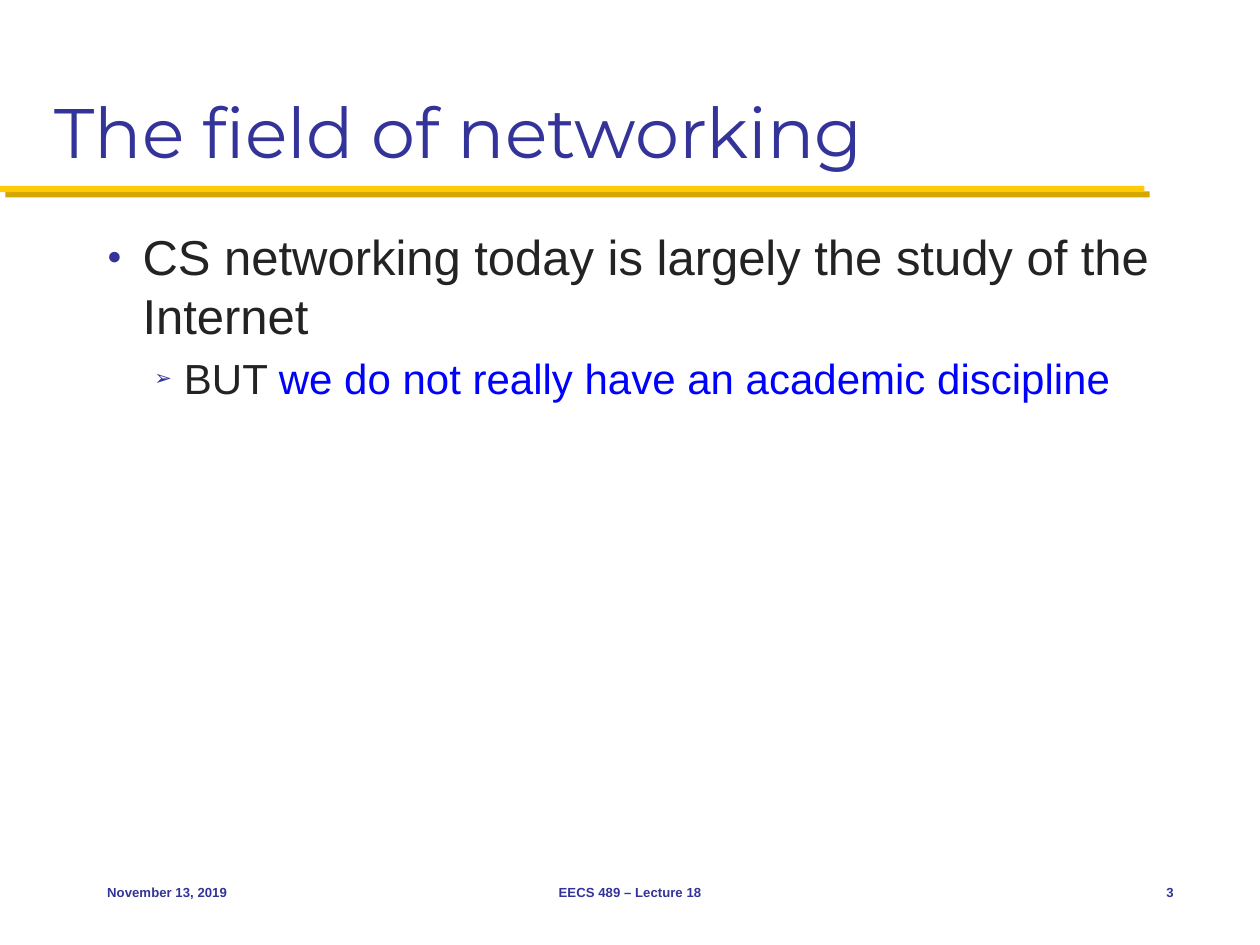
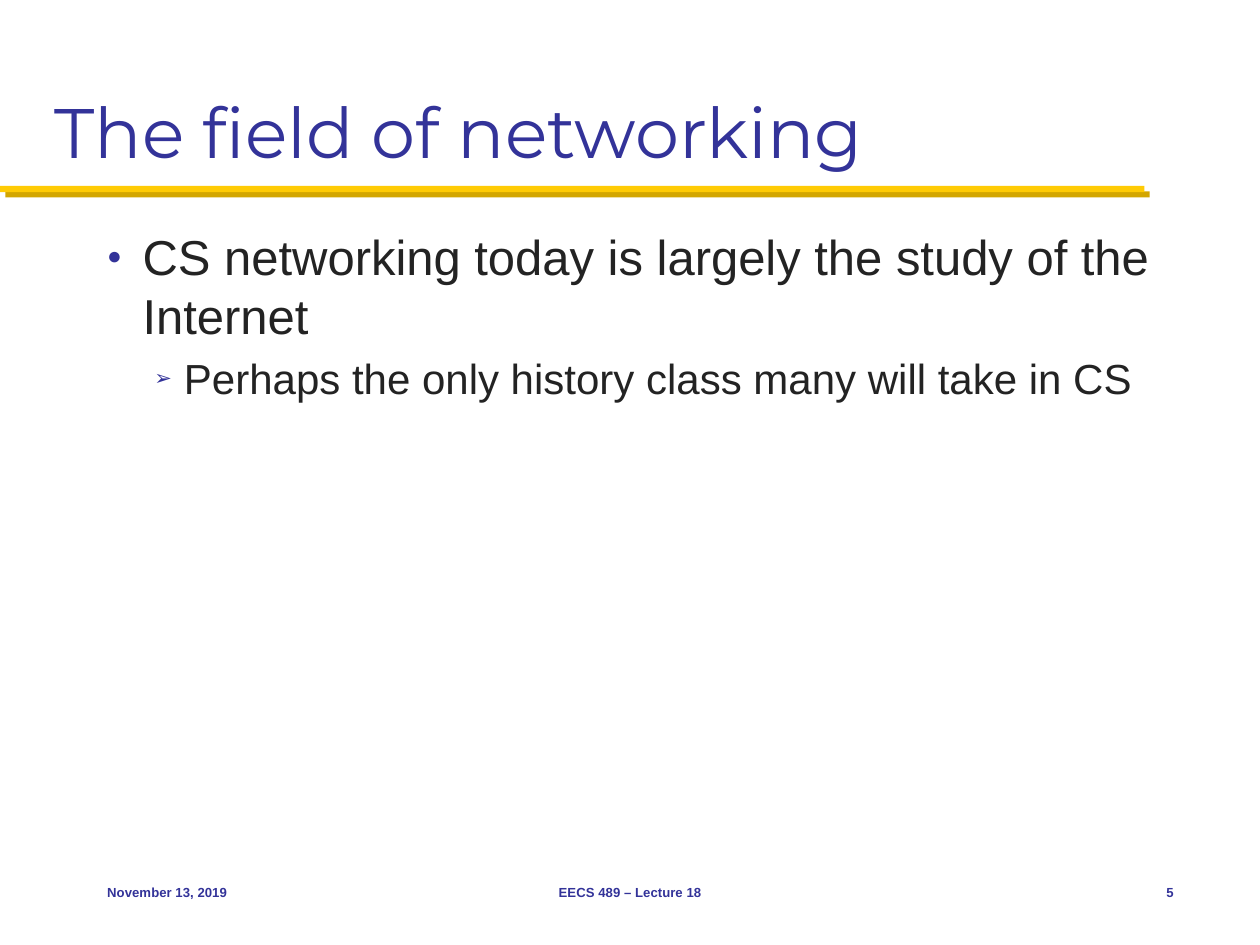
Before and after one commit to mosharaf/eecs489, a slide deck: slide 5 of Slides/111319.pptx (slide 3 before the commit). Drawn at 1260x945 pixels with LibreOffice and Linux fonts; fonts in the diff are those of the drawing. Boxes give left, top, right and bottom in pixels: in the first picture for what was removed or moved away, otherwise in the second. Text is boxed around its words. In the diff, an @@ line names an element or a change of style, - is before the commit and + after.

Commit message:
Tweaks to Nov 13

```diff
--- a/Slides/111319.pptx
+++ b/Slides/111319.pptx
@@ text at <box>184,363,1131,403</box>: text changed; text colour #0000FF to #232323 @@
-  ➢ BUT we do not really have an academic discipline
+  ➢ Perhaps the only history class many will take in CS
```
Also in this commit, not shown: 4 other slides changed, 2 slides added.
